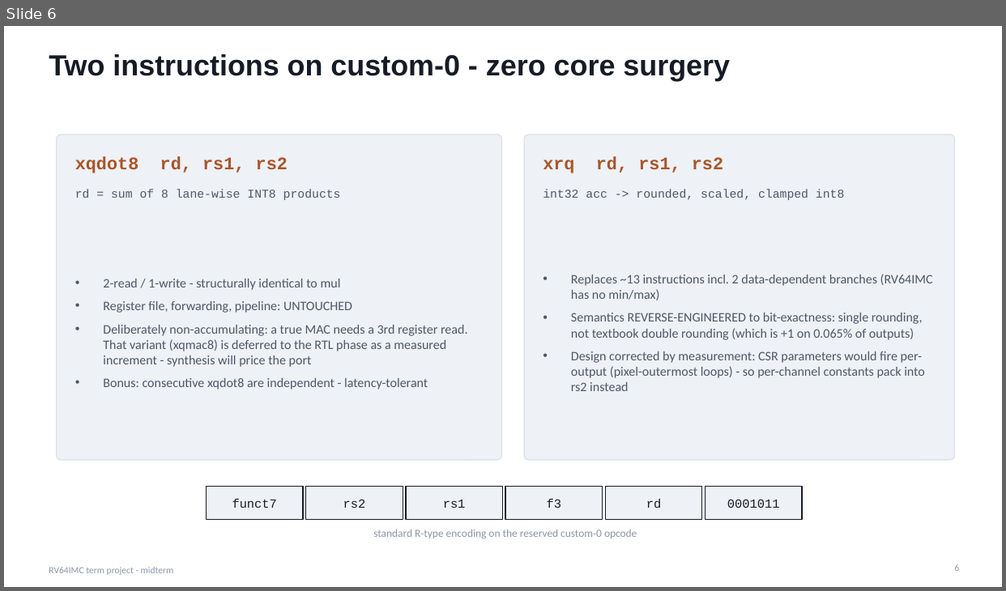
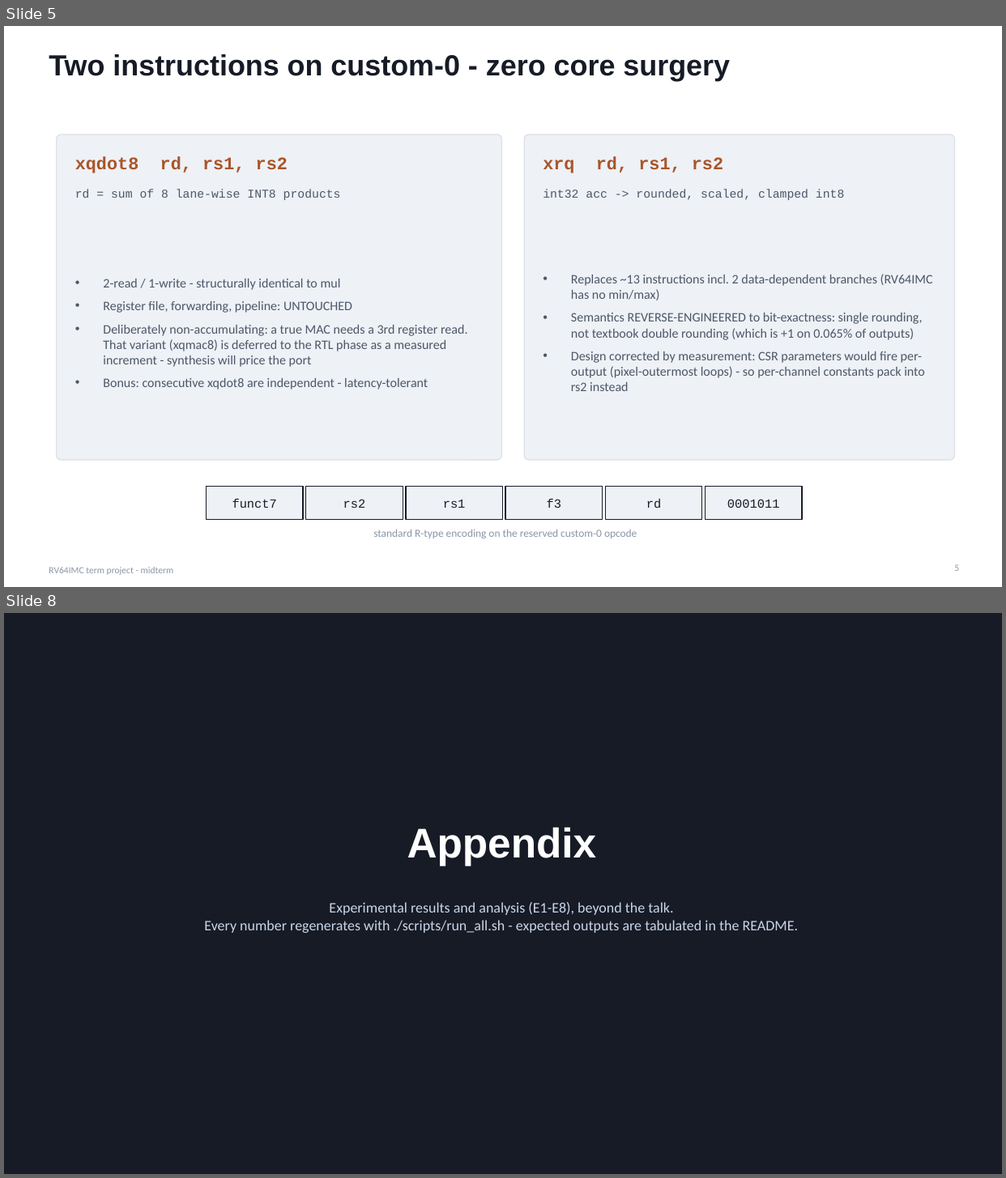
Before and after one commit to ido-flow/rv64-qnn, a slide deck: docs/slides/rv64_midterm_slides.pptx. Shown one above the other, each under a label of ours: slide 6 before the commit, slides 5 and 8 after it; the slides between them are not shown. The pictures are 1006x591 and 1006x1178 pixels, drawn with LibreOffice and Linux fonts; fonts in the diff are those of the drawing. Boxes give left, top, right and bottom in pixels: in the first picture for what was removed or moved away, otherwise in the second. Text is boxed around its words. In the diff, an @@ line names an element or a change of style, - is before the commit and + after.

Commit message:
Slides: 5-6 min talk + appendix A1-A5 (experimental record in slides, per course update); solo-project attribution fixes

```diff
--- a/docs/slides/rv64_midterm_slides.pptx
+++ b/docs/slides/rv64_midterm_slides.pptx
@@ slide 8 added at [4,613,1002,1174], background #161B26 @@
@@ text added at [407,827,597,866], 40 pt, text #FFFFFF, bold @@
+Appendix
@@ text added at [204,902,799,933], 14 pt, text #C9D6E8 @@
+Experimental results and analysis (E1-E8), beyond the talk.
+Every number regenerates with ./scripts/run_all.sh - expected outputs are tabulated in the README.
@@ what was slide 6 is now slide 5 @@
@@ page number at [954,565,959,571]: text changed @@
-6
+5
```
Also in this commit, not shown: 5 slides changed, 4 other slides added, 2 slides removed, 7 other files.
